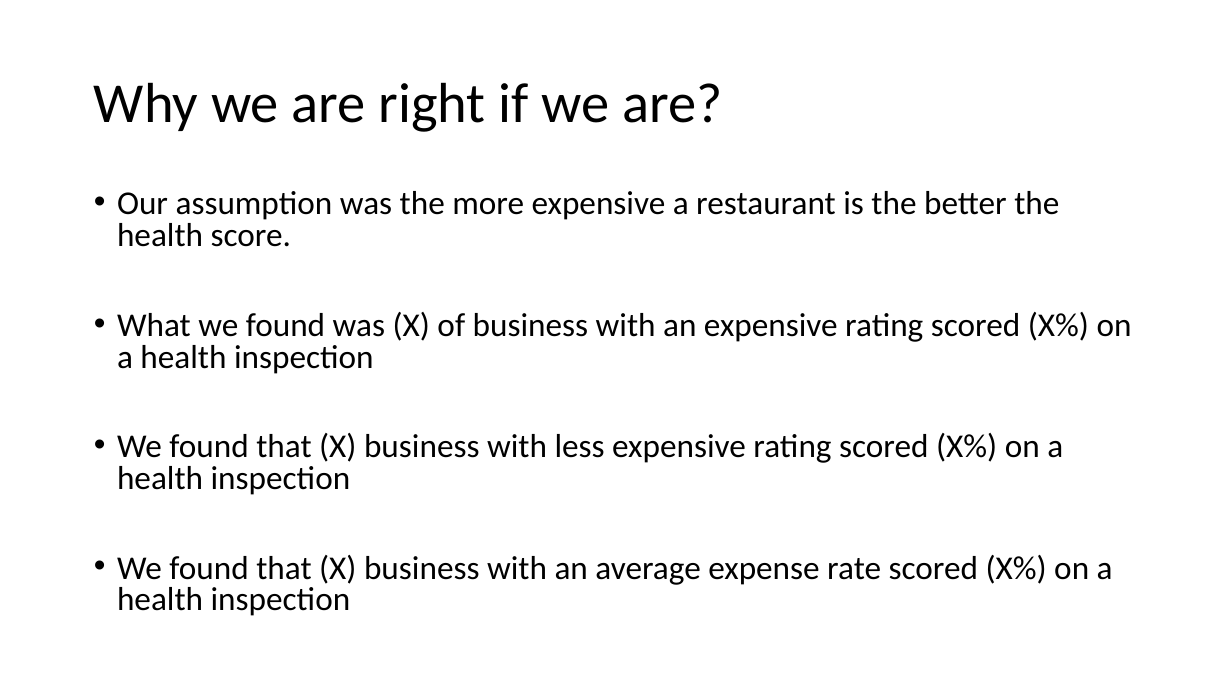
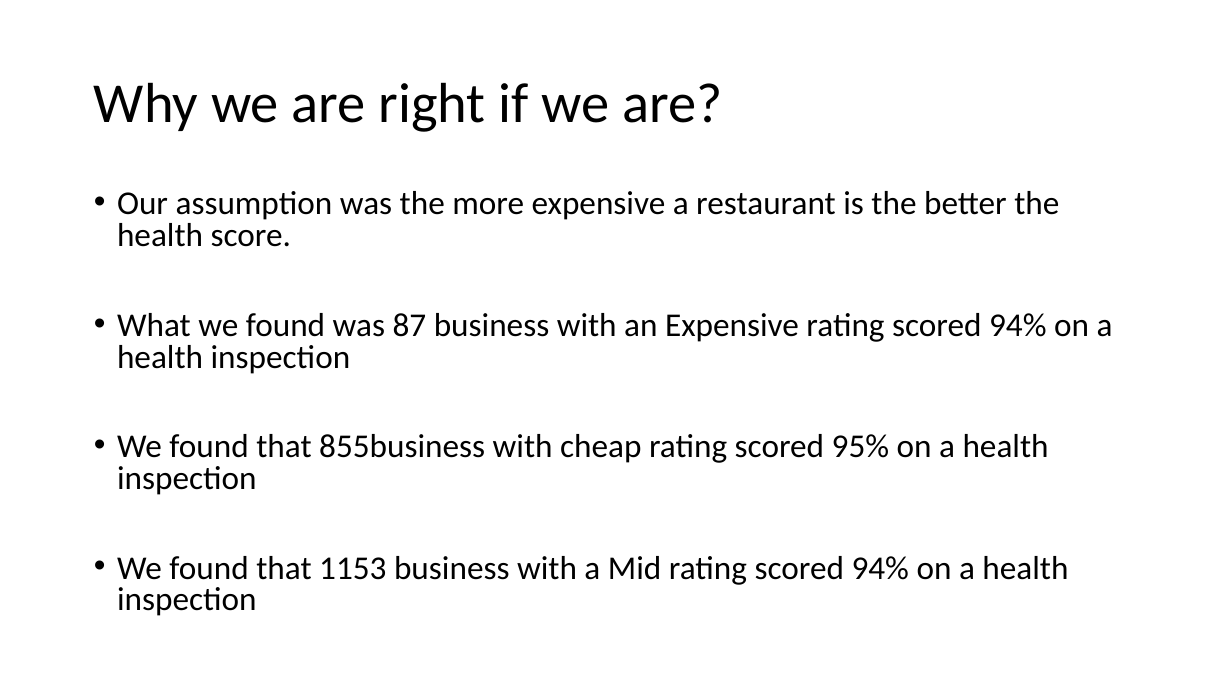
Before and after one commit to DCMilligan88/PriceVsHealth, a slide deck: slide 21 of Project 1 presentation (1).pptx (slide 17 before the commit). Drawn at 1232x693 pixels with LibreOffice and Linux fonts; fonts in the diff are those of the drawing; background and template pictures are left out. Boxes give left, top, right and bottom in pixels: in the first picture for what was removed or moved away, otherwise in the second. Text is boxed around its words. In the diff, an @@ line names an element or a change of style, - is before the commit and + after.

```diff
--- a/Project 1 presentation (1).pptx
+++ b/Project 1 presentation (1).pptx
@@ text at <box>117,313,1113,616</box>: text changed @@
-• What we found was (X) of business with an expensive rating scored (X%) on a health inspection
-• We found that (X) business with less expensive rating scored (X%) on a health inspection
-• We found that (X) business with an average expense rate scored (X%) on a health inspection
+• What we found was 87 business with an Expensive rating scored 94% on a health inspection
+• We found that 855business with cheap rating scored 95% on a health inspection
+• We found that 1153 business with a Mid rating scored 94% on a health inspection
```
Also in this commit, not shown: 10 other slides changed, 9 slides added, 6 slides removed.
